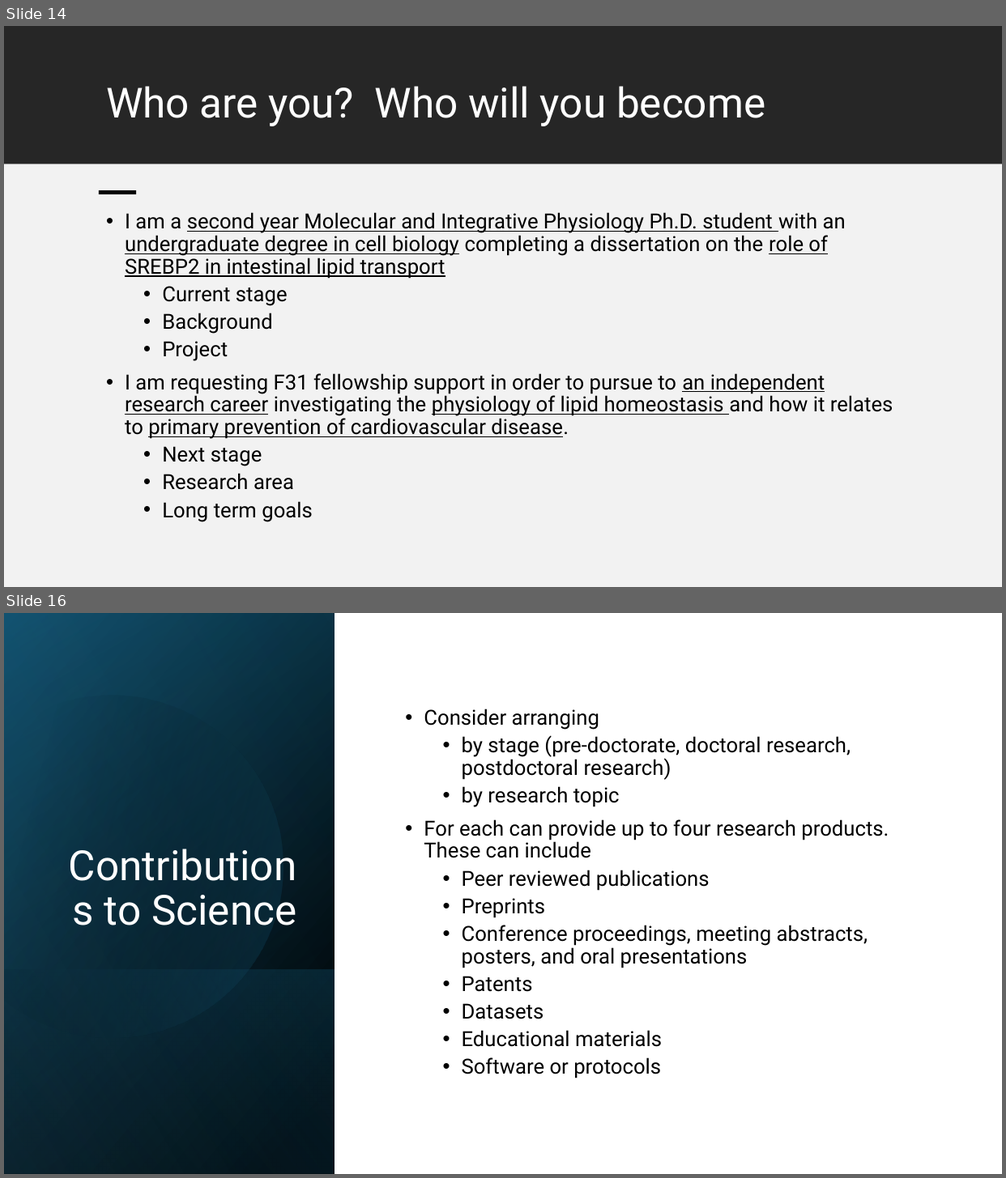
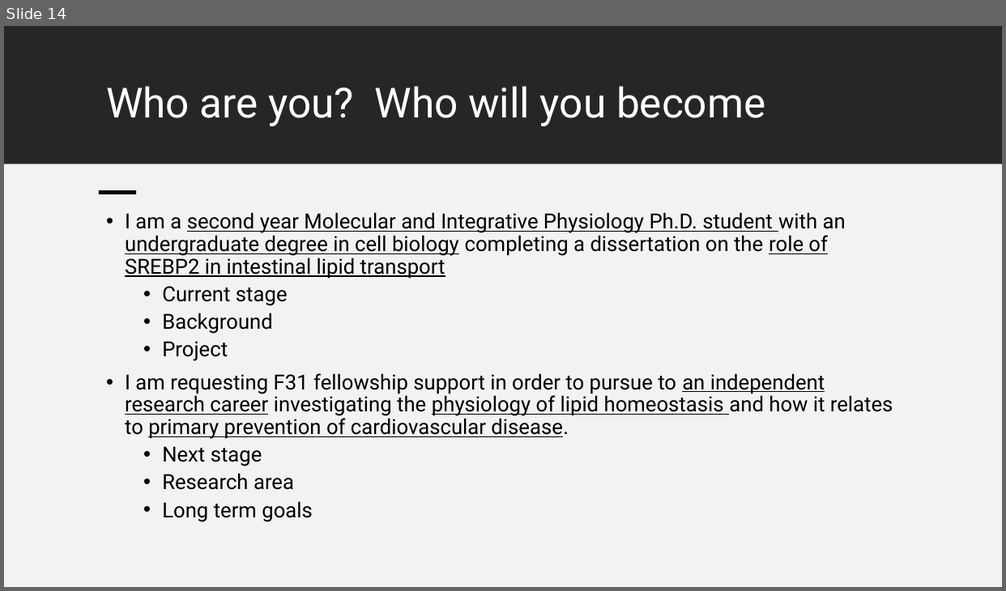
Before and after one commit to BridgesLab/FellowshipWorkshopDocuments, a slide deck: Documents/Slides/Orientation.pptx. Shown one above the other, each under a label of ours: slides 14 and 16 before the commit, slide 14 after it; the slides between them are not shown. The pictures are 1006x1178 and 1006x591 pixels, drawn with LibreOffice and Linux fonts; fonts in the diff are those of the drawing. Boxes give left, top, right and bottom in pixels: in the first picture for what was removed or moved away, otherwise in the second. Text is boxed around its words. In the diff, an @@ line names an element or a change of style, - is before the commit and + after.

```diff
--- a/Documents/Slides/Orientation.pptx
+++ b/Documents/Slides/Orientation.pptx
@@ slide 16 removed at (x1=4, y1=613, x2=1002, y2=1174), background #FFFFFF @@
@@ rectangle removed at (x1=4, y1=613, x2=1002, y2=1174) @@
@@ rectangle removed at (x1=4, y1=613, x2=335, y2=1174) @@
@@ rectangle removed at (x1=4, y1=614, x2=335, y2=1174) @@
@@ rectangle removed at (x1=4, y1=613, x2=335, y2=1174) @@
@@ freeform shape removed at (x1=4, y1=655, x2=324, y2=1072) @@
@@ text removed at (x1=424, y1=709, x2=889, y2=1079) @@
-• Consider arranging
-  • by stage (pre-doctorate, doctoral research, postdoctoral research)
-  • by research topic
-• For each can provide up to four research products. These can include
-  • Peer reviewed publications
-  • Preprints
-  • Conference proceedings, meeting abstracts, posters, and oral presentations
-  • Patents
-  • Datasets
-  • Educational materials
-  • Software or protocols
@@ title removed at (x1=104, y1=895, x2=296, y2=926) @@
-Contributions to Science
@@ rectangle removed at (x1=4, y1=969, x2=335, y2=1174) @@
```
Also in this commit, not shown: 8 slides changed, 1 other slide removed, 2 other files.
